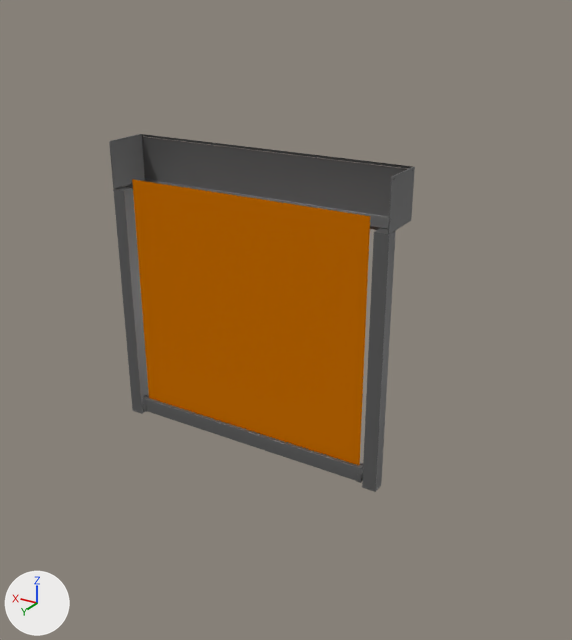
One commit to the Blender file models/products/VS_eckig.blend: the scene before it, then after it.
The view is the same before and after, from a 50 mm camera at (-1.61, 2.55, 1.19) aimed at (-0.12, 0.07, -0.05). Arrows for +X, +Y and +Z are at lower left; the lights stay in place.
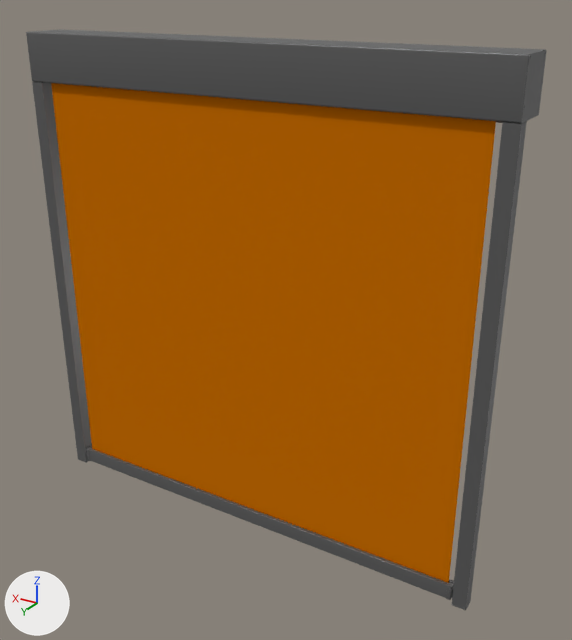
The change, as a diff of the scene's bpy script:
```diff
--- a/models/products/VS_eckig.blend.py
+++ b/models/products/VS_eckig.blend.py
@@ me_vs_z_fme90ų_contra_009 @@
 me_vs_z_fme90ų_contra_009.from_pydata(...)  # 1154 vertices, 1764 faces; spans x -348.0..348.0, y 3.0..31.0, z -390.0..-346.0
 # used by ob_vs_z_fme90ų_contra_004; location = (0.0, 0.21, 0.0); rotation_euler = (0.0, 0.0, -3.142), in degrees (0, 0, -180); scale = (0.00151, 0.00151, 0.00151)
+# me_vs_z_fme90ų_contra_009 part 1: the whole mesh is scaled about its middle by (1.75, 1, 1), then moved by (0.0, 0.0, -260.0)
 me_vs_z_fme90ų_contra_009.materials.append(mat_metal)
@@ me_vs_z_fme90ų_contra_070 @@
 me_vs_z_fme90ų_contra_070.from_pydata(...)  # 524 vertices, 972 faces; spans x -397.0..397.0, y 37.0..125.0, z 266.0..392.0
 # used by ob_vs_z_fme90ų_contra_003; location = (0.0, 0.21, 0.0); rotation_euler = (0.0, 0.0, -3.142), in degrees (0, 0, -180); scale = (0.00151, 0.00151, 0.00151)
+# me_vs_z_fme90ų_contra_070 part 2: the whole mesh is multiplied about its middle by the matrix ((1.655, 0.0, 0.0), (0.0, 1.0, 0.0), (0.0, 0.0, 1.0)), then moved by (0.0, 0.0, 260.0)
 me_vs_z_fme90ų_contra_070.materials.append(mat_metal)
@@ me_vs_z_fme90ų_contra_071 @@
 me_vs_z_fme90ų_contra_071.from_pydata(...)  # 212 vertices, 348 faces; spans x -397.0..397.0, y 122.0..125.0, z 394.0..400.0
 # used by ob_vs_z_fme90ų_contra_010; location = (0.0, 0.21, 0.0); rotation_euler = (0.0, 0.0, -3.142), in degrees (0, 0, -180); scale = (0.00151, 0.00151, 0.00151)
+# me_vs_z_fme90ų_contra_071 part 3: the whole mesh is multiplied about its middle by the matrix ((1.655, 0.0, 0.0), (0.0, 1.0, 0.0), (0.0, 0.0, 1.0)), then moved by (0.0, 0.0, 260.0)
 me_vs_z_fme90ų_contra_071.materials.append(mat_metal)
@@ me_cube_001 @@
 me_cube_001.from_pydata(...)  # 8 vertices, 6 faces; spans x -1.0..1.0, y -1.0..1.0, z -1.0..1.0
 # used by ob_cube_001; location = (-0.576, 0.184, -0.093); scale = (0.0281, 0.0259, 0.506)
+# me_cube_001 part 4: the whole mesh is scaled about its middle by (1, 1, 1.78), then moved by (-13.99, 0.0, 0.0)
 me_cube_001.materials.append(mat_metal)
@@ me_cube_002 @@
 me_cube_002.from_pydata(...)  # 8 vertices, 6 faces; spans x -1.0..1.0, y -1.0..1.0, z -1.0..1.0
 # used by ob_cube_002; location = (0.576, 0.184, -0.093); scale = (0.0281, 0.0259, 0.506)
+# me_cube_002 part 5: the whole mesh is scaled about its middle by (1, 1, 1.78), then moved by (13.99, 0.0, 0.0)
 me_cube_002.materials.append(mat_metal)
@@ me_cube_014 @@
 me_cube_014.from_pydata(...)  # 56 vertices, 54 faces; spans x -0.003..0.003, y -0.095..0.095, z -0.095..0.095
+# me_cube_014 part 6: the whole mesh is moved by (-0.392, 0.0, 0.392)
 me_cube_014.materials.append(mat_metal)
@@ me_plane_001 @@
 me_plane_001.from_pydata(...)  # 4 vertices, 1 face; spans x -1.0..1.0, y -1.0..1.0, z 0.0
 # used by ob_plane; location = (0.0, 0.185, -0.048); rotation_euler = (-1.571, 0.0, -3.142), in degrees (-90, 0, -180); scale = (0.521, 0.505, 0.568)
-me_plane_001.vertices[0].co = (-1.0, -1.0, 0.0)
-me_plane_001.vertices[1].co = (1.0, -1.0, 0.0)
-me_plane_001.vertices[2].co = (-1.0, 1.0, 0.0)
-me_plane_001.vertices[3].co = (1.0, 1.0, 0.0)
+# me_plane_001 part 7
+me_plane_001.vertices[0].co = (-1.75, -1.78, 0.0)
+me_plane_001.vertices[1].co = (1.75, -1.78, 0.0)
+me_plane_001.vertices[2].co = (-1.75, 1.78, 0.0)
+me_plane_001.vertices[3].co = (1.75, 1.78, 0.0)
 me_plane_001.materials.append(mat_stoff_01)
@@ me_plane @@
+me_plane.from_pydata([(-0.99, -0.11, 0.0), (0.99, -0.11, 0.0), (-0.99, 0.08, 0.0), (0.99, 0.08, 0.0), (-0.99, 0.08, -0.19), (0.99, 0.08, -0.19), (-0.99, 0.07, -0.19), (0.99, 0.07, -0.19)], [], [(0, 1, 3, 2), (2, 3, 5, 4), (4, 5, 7, 6)])
+me_plane.polygons.foreach_set('use_smooth', [True] * 3)
+me_plane.materials.append(mat_metal_001)  # dark grey #585858
@@ ob_plane_001 @@
+ob_plane_001 = bpy.data.objects.new('Plane.001', me_plane)  # modifiers BEVEL
+ob_plane_001.location = (0.0, 0.133, 0.997)
+ob_plane_001.scale = (1.0, 1.0, 1.0)
```

Where the change shows, as pixel boxes [x1, y1, x2, y2] in the pictures (572 x 640 px; the box of a moved part takes in the faces that stretch with it):
'Plane', reshaped (87% wider, 75% taller): before [132, 179, 370, 465]; after [51, 83, 496, 583]
'Plane.001', added: after [27, 30, 545, 123]
'Cube.001', mesh rescaled (117% wider, 86% taller): before [362, 228, 396, 490]; after [452, 121, 527, 609]
'Cube.002', mesh rescaled (65% wider, 68% taller): before [113, 187, 149, 412]; after [32, 82, 92, 461]
'VS-Z_FME90ų_Contra.004', mesh rescaled (67% wider, 74% taller): before [146, 396, 362, 481]; after [89, 449, 450, 598]
'Cube.018', mesh moved: before [388, 167, 415, 234]; after [520, 50, 547, 124]
part 2 of me_vs_z_fme90ų_contra_070, moved or reshaped (not visible afterwards): before [125, 137, 407, 231]
part 3 of me_vs_z_fme90ų_contra_071, moved or reshaped (not visible afterwards): before [142, 134, 413, 169]
'Cube.019', unchanged, covered by the edit: before [109, 134, 145, 189]; after [26, 32, 34, 82]
